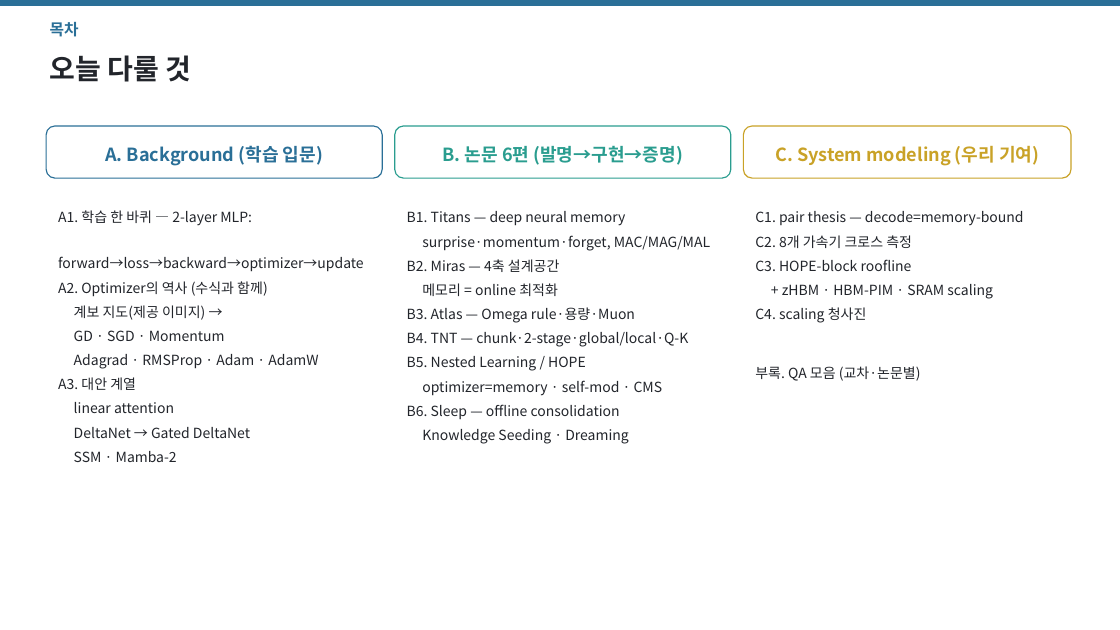
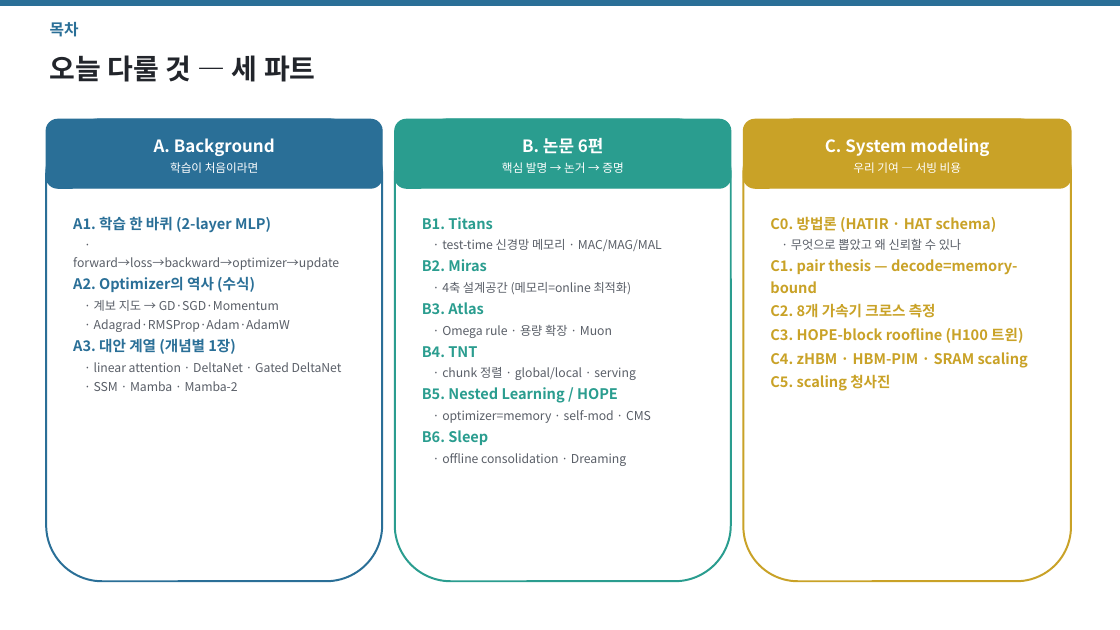
Before and after one commit to jimmylegendary/neural-memory-study, a slide deck: slide 2 of seminar/TTT-seminar.pptx. Drawn at 1120x630 pixels with LibreOffice and Linux fonts; fonts in the diff are those of the drawing. Boxes give left, top, right and bottom in pixels: in the first picture for what was removed or moved away, otherwise in the second. Text is boxed around its words. In the diff, an @@ line names an element or a change of style, - is before the commit and + after.

```diff
--- a/seminar/TTT-seminar.pptx
+++ b/seminar/TTT-seminar.pptx
@@ text at [50, 55, 316, 82]: text changed @@
-오늘 다룰 것
+오늘 다룰 것 — 세 파트
@@ rounded rectangle "A. Background": place and size @@
-rounded rectangle "A. Background" at [46, 126, 382, 178]
+rounded rectangle "A. Background" at [46, 119, 382, 188]
@@ rounded rectangle "A. Background" at [46, 119, 382, 188]: fill #FFFFFF to #2A6F97 @@
@@ rounded rectangle added at [46, 119, 382, 581], fill #FFFFFF, outline #2A6F97 1.7 pt @@
@@ rounded rectangle "B. 논문 6편": place and size @@
-rounded rectangle "B. 논문 6편" at [395, 126, 731, 178]
+rounded rectangle "B. 논문 6편" at [395, 119, 731, 188]
@@ rounded rectangle "B. 논문 6편" at [395, 119, 731, 188]: fill #FFFFFF to #2A9D8F @@
@@ rounded rectangle added at [395, 119, 731, 581], fill #FFFFFF, outline #2A9D8F 1.7 pt @@
@@ rounded rectangle "C. System modeling": place and size @@
-rounded rectangle "C. System modeling" at [744, 126, 1071, 178]
+rounded rectangle "C. System modeling" at [744, 119, 1071, 188]
@@ rounded rectangle "C. System modeling" at [744, 119, 1071, 188]: fill #FFFFFF to #C9A227 @@
@@ rounded rectangle added at [744, 119, 1071, 581], fill #FFFFFF, outline #C9A227 1.7 pt @@
@@ text in rounded rectangle at [154, 138, 275, 173]: text changed; size 15.5 to 14.5 pt; text colour #2A6F97 to #FFFFFF @@
-A. Background (학습 입문)
+A. Background
+학습이 처음이라면
@@ text in rounded rectangle at [502, 138, 623, 173]: text changed; size 15.5 to 10 pt; text colour #2A9D8F to #FFFFFF; bold off @@
-B. 논문 6편 (발명→구현→증명)
+B. 논문 6편
+핵심 발명 → 논거 → 증명
@@ text in rounded rectangle at [825, 138, 989, 173]: text changed; size 15.5 to 14.5 pt; text colour #C9A227 to #FFFFFF @@
-C. System modeling (우리 기여)
+C. System modeling
+우리 기여 — 서빙 비용
@@ text "B1. Titans": place and size @@
-text "B1. Titans" at [407, 211, 710, 444]
+text "B1. Titans" at [422, 217, 662, 466]
@@ text "C0. 방법론 (HATIR · HAT ...": place and size @@
-text "C0. 방법론 (HATIR · HAT ..." at [755, 211, 1024, 381]
+text "C0. 방법론 (HATIR · HAT ..." at [770, 217, 1028, 391]
@@ text at [73, 216, 342, 391]: text changed; size 12 to 10.5 pt; text colour #22252B to #5A5F68 @@
-A1. 학습 한 바퀴 — 2-layer MLP:
-forward→loss→backward→optimizer→update
-A2. Optimizer의 역사 (수식과 함께)
-계보 지도(제공 이미지) →
-GD · SGD · Momentum
-Adagrad · RMSProp · Adam · AdamW
-A3. 대안 계열
-linear attention
-DeltaNet → Gated DeltaNet
-SSM · Mamba-2
+A1. 학습 한 바퀴 (2-layer MLP)
+· forward→loss→backward→optimizer→update
+A2. Optimizer의 역사 (수식)
+· 계보 지도 → GD·SGD·Momentum
+· Adagrad·RMSProp·Adam·AdamW
+A3. 대안 계열 (개념별 1장)
+· linear attention · DeltaNet · Gated DeltaNet
+· SSM · Mamba · Mamba-2
@@ text at [422, 217, 662, 380]: text changed; size 12 to 10.5 pt; text colour #22252B to #5A5F68 @@
-B1. Titans — deep neural memory
-surprise·momentum·forget, MAC/MAG/MAL
-B2. Miras — 4축 설계공간
-메모리 = online 최적화
-B3. Atlas — Omega rule·용량·Muon
-B4. TNT — chunk·2-stage·global/local·Q-K
+B1. Titans
+· test-time 신경망 메모리 · MAC/MAG/MAL
+B2. Miras
+· 4축 설계공간 (메모리=online 최적화)
+B3. Atlas
+· Omega rule · 용량 확장 · Muon
+B4. TNT
+· chunk 정렬 · global/local · serving
@@ text at [770, 217, 997, 250]: paragraphs added @@
+C0. 방법론 (HATIR · HAT schema)
+· 무엇으로 뽑았고 왜 신뢰할 수 있나
@@ text at [770, 259, 1018, 318]: size 12 to 12.5 pt, text colour #22252B to #C9A227, bold on in "C1. pair thesis — decode=memory-bound", "C2. 8개 가속기 크로스 측정"; line spacing 1.3 to 1.22 @@
@@ text at [770, 327, 1028, 391]: text changed; size 12 to 12.5 pt; text colour #22252B to #C9A227; bold on @@
-C3. HOPE-block roofline
-+ zHBM · HBM-PIM · SRAM scaling
-C4. scaling 청사진
-부록. QA 모음 (교차·논문별)
+C3. HOPE-block roofline (H100 트윈)
+C4. zHBM · HBM-PIM · SRAM scaling
+C5. scaling 청사진
@@ text at [422, 387, 618, 403]: size 12 to 12.5 pt, text colour #22252B to #2A9D8F, bold on in "B5. Nested Learning / HOPE"; line spacing 1.3 to 1.22 @@
@@ text at [422, 410, 651, 466]: text changed; size 12 to 10.5 pt; text colour #22252B to #5A5F68 @@
-optimizer=memory · self-mod · CMS
-B6. Sleep — offline consolidation
-Knowledge Seeding · Dreaming
+· optimizer=memory · self-mod · CMS
+B6. Sleep
+· offline consolidation · Dreaming
```
Also in this commit, not shown: 4 other slides changed, 6 slides added, 2 slides removed, 13 other files.
